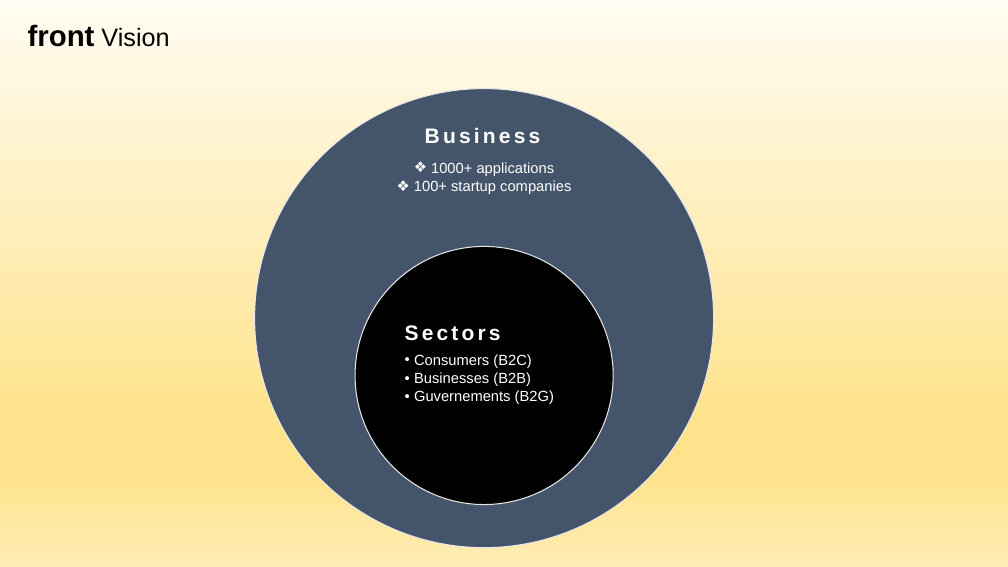
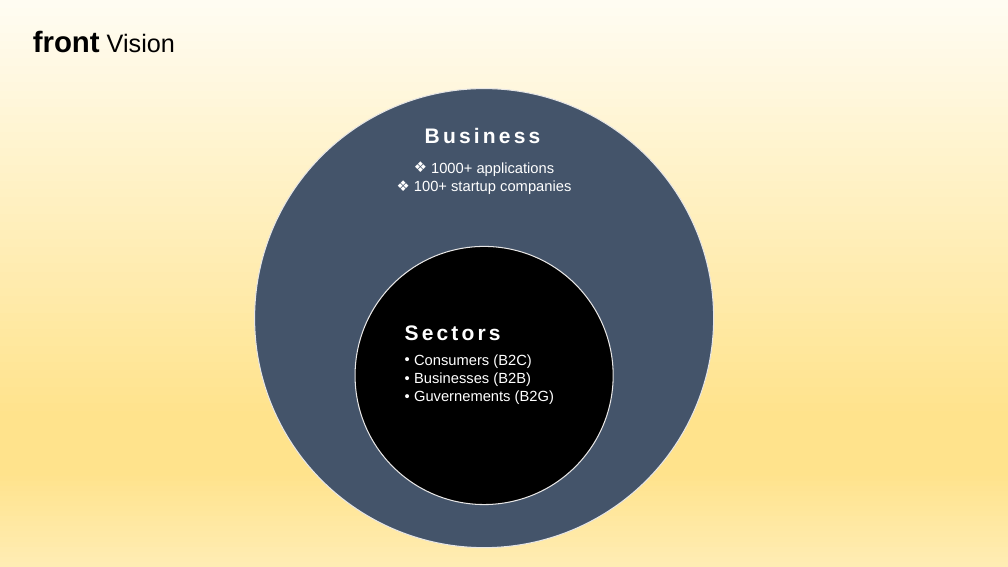
Before and after one commit to aleptra/front, a slide deck: slide 12 of _front.pptx. Drawn at 1008x567 pixels with LibreOffice and Linux fonts; fonts in the diff are those of the drawing. Boxes give left, top, right and bottom in pixels: in the first picture for what was removed or moved away, otherwise in the second. Text is boxed around its words. In the diff, an @@ line names an element or a change of style, - is before the commit and + after.

```diff
--- a/_front.pptx
+++ b/_front.pptx
@@ text "front Vision" moved from (x1=28, y1=24, x2=169, y2=47) to (x1=33, y1=30, x2=175, y2=53) @@
```
Also in this commit, not shown: 15 other slides changed, 8 slides removed.
